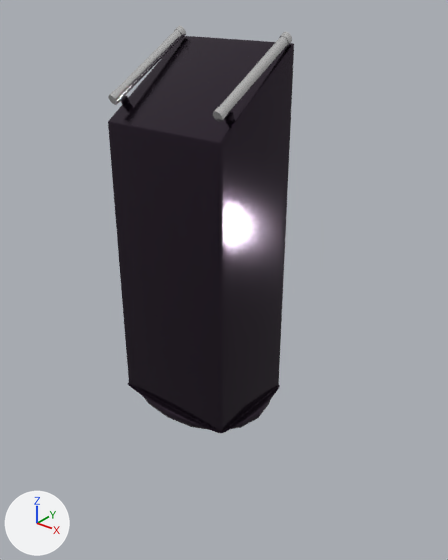
One commit to the Blender file parts/wheelConsole25.blend: the scene before it, then after it.
One viewpoint serves both versions: a 50 mm lens placed at (1.292, -1.491, 0.721), pointed at (0.107, -0.009, -0.198). The axes (+X, +Y, +Z) are drawn at lower left. The lights are the same throughout.

The older version as bpy lines, for what is in view:
```python
ob_柱体 = bpy.data.objects.new('柱体', me_柱体)
ob_柱体.location = (0.209, -0.001, 0.474)
ob_柱体.rotation_euler = (-1.054, -0.107, -0.0692)  # degrees (-60, -6.1, -4)
ob_柱体.scale = (0.014, 0.0164, 0.186)
ob_柱体_001 = bpy.data.objects.new('柱体.001', me_柱体_002)
ob_柱体_001.location = (0.213, 0.132, 0.494)
ob_柱体_001.rotation_euler = (0.495, 0.0273, 0.14)  # degrees (28, 1.6, 8)
ob_柱体_001.scale = (0.0132, 0.011, 0.0115)
ob_柱体_002 = bpy.data.objects.new('柱体.002', me_柱体_003)
ob_柱体_002.location = (0.207, -0.11, 0.369)
ob_柱体_002.rotation_euler = (0.495, 0.0273, 0.14)  # degrees (28, 1.6, 8)
ob_柱体_002.scale = (0.0132, 0.012, 0.0165)
ob_柱体_003 = bpy.data.objects.new('柱体.003', me_柱体_004)
ob_柱体_003.location = (-0.208, -0.003, 0.474)
ob_柱体_003.rotation_euler = (-1.054, -0.107, -0.0692)  # degrees (-60, -6.1, -4)
ob_柱体_003.scale = (0.014, 0.0164, 0.186)
ob_柱体_005 = bpy.data.objects.new('柱体.005', me_柱体_006)
ob_柱体_005.location = (-0.21, -0.112, 0.369)
ob_柱体_005.rotation_euler = (0.495, 0.0273, 0.14)  # degrees (28, 1.6, 8)
ob_柱体_005.scale = (0.0132, 0.012, 0.0165)
ob_立方体 = bpy.data.objects.new('立方体', me_立方体_002)
ob_立方体.location = (0.0, 0.0, -0.065)
ob_立方体.scale = (0.228, 0.177, 0.615)
```
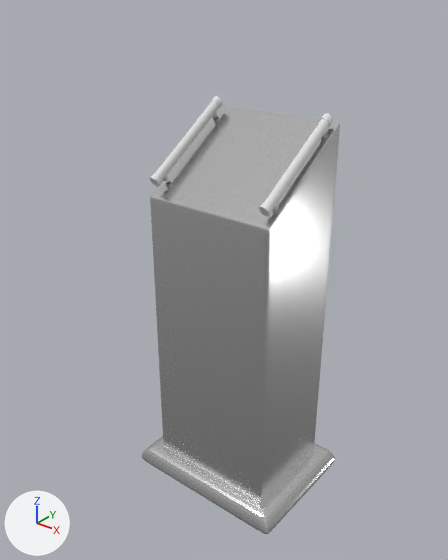
Pixel boxes (x1, y1, x2, y2) of what changed, in the pictures (448 x 560 px):
'立方体', reshaped, moved (6% wider, 8% taller): before (108, 36, 294, 433); after (142, 105, 340, 534)
'柱体.001', reshaped, moved (not visible before): after (259, 113, 333, 217)
'柱体', deleted: before (213, 32, 292, 122)
'柱体.003', deleted: before (108, 25, 186, 105)
'柱体.005', deleted: before (121, 96, 130, 107)
part 1 of me_立方体_002, added: after (142, 105, 339, 534)
part 2 of me_立方体_002, recoloured: before (108, 36, 294, 433); after (150, 122, 340, 515)
part 4 of me_柱体_003, added: after (150, 96, 223, 186)
part 5 of me_柱体_003, deleted: before (225, 112, 235, 124)

The edits, one by one:
Material '材质.001' (mat_材质_001) is new.
Its base color is (0.8, 0.8, 0.8) (white #e7e7e7).
Its metallic is 0.969.
Its roughness is 0.177.
me_立方体_002 is used by ob_立方体; location (0.0, 0.0, -0.065); scale (0.228, 0.177, 0.615).
me_立方体_002 had 72 vertices, 70 faces and spanned x -1.36..1.34, y -1.34..1.34, z -1.11..1.0.
me_立方体_002 now has 144 vertices, 142 faces and spans x -1.36..1.34, y -1.34..1.34, z -1.11..1.0.
me_立方体_002 part 1: 72 vertices added at x -1.36..1.34, y -1.34..1.34, z -1.11..1.0.
me_立方体_002 part 2: 40 faces spanning x -1.26..1.23, y -1.24..1.23, z -1.0..1.0 switch from mat_材质 (black #3e3341) to mat_材质_001 (white #e7e7e7).
me_柱体_002 is used by ob_柱体_001; location (0.213, 0.132, 0.494); rotation (0.495, 0.0273, 0.14), in degrees (28, 1.6, 8); scale (0.0132, 0.011, 0.0115).
me_柱体_002 had 64 vertices, 34 faces and spanned x -1.0..1.0, y -1.0..1.0, z -1.0..1.0.
me_柱体_002 no longer uses material mat_材质 (black #3e3341).
me_柱体_002 now has 672 vertices, 582 faces and spans x -4.7..4.05, y -23.29..17.78, z -2.55..1.95.
me_柱体_002 part 3: 672 vertices added at x -4.7..4.05, y -23.29..17.78, z -2.55..1.95.
me_柱体_003 is used by ob_柱体_002; location (0.207, -0.11, 0.369); rotation (0.495, 0.0273, 0.14), in degrees (28, 1.6, 8); scale (0.0132, 0.012, 0.0165).
me_柱体_003 had 64 vertices, 34 faces and spanned x -1.0..1.0, y -1.0..1.0, z -1.0..1.0.
me_柱体_003 no longer uses material mat_材质 (black #3e3341).
me_柱体_003 now has 672 vertices, 582 faces and spans x -4.7..4.05, y -23.29..17.78, z -2.55..1.95.
me_柱体_003 part 4: 672 vertices added at x -4.7..4.05, y -23.29..17.78, z -2.55..1.95.
me_柱体_003 part 5: 64 vertices removed from x -1.0..1.0, y -1.0..1.0, z -1.0..1.0.
Object '立方体' (ob_立方体) moves from (0.0, 0.0, -0.065) to (0.176, -0.005, -0.275).
Object '柱体' (ob_柱体) is deleted.
Object '柱体.001' (ob_柱体_001) moves from (0.213, 0.132, 0.494) to (0.378, 0.005, 0.263).
Object '柱体.003' (ob_柱体_003) is deleted.
Object '柱体.005' (ob_柱体_005) is deleted.
